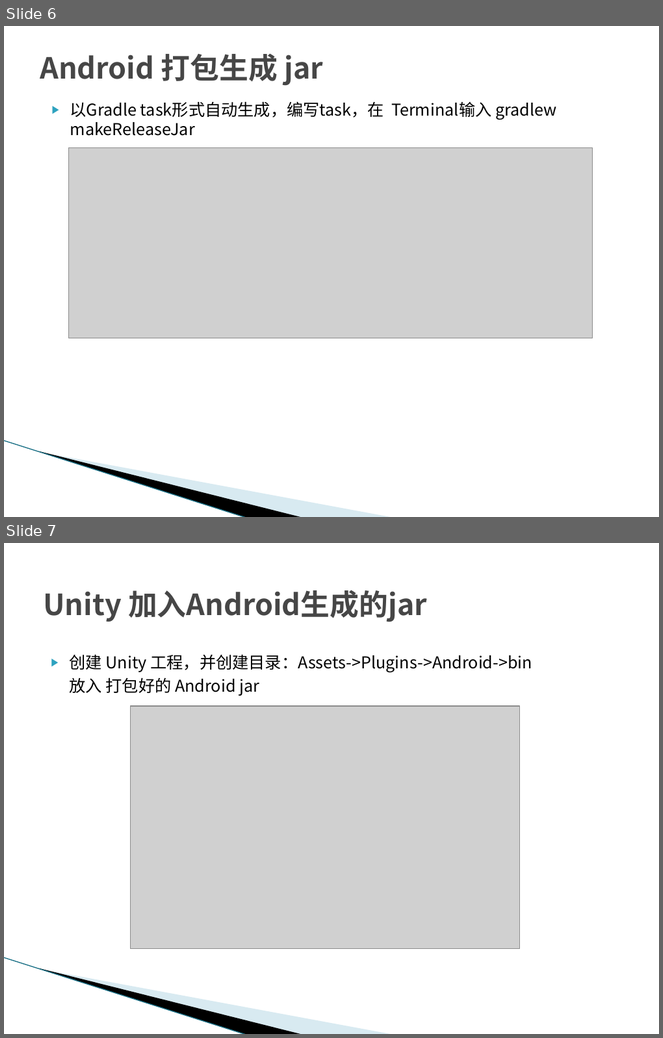
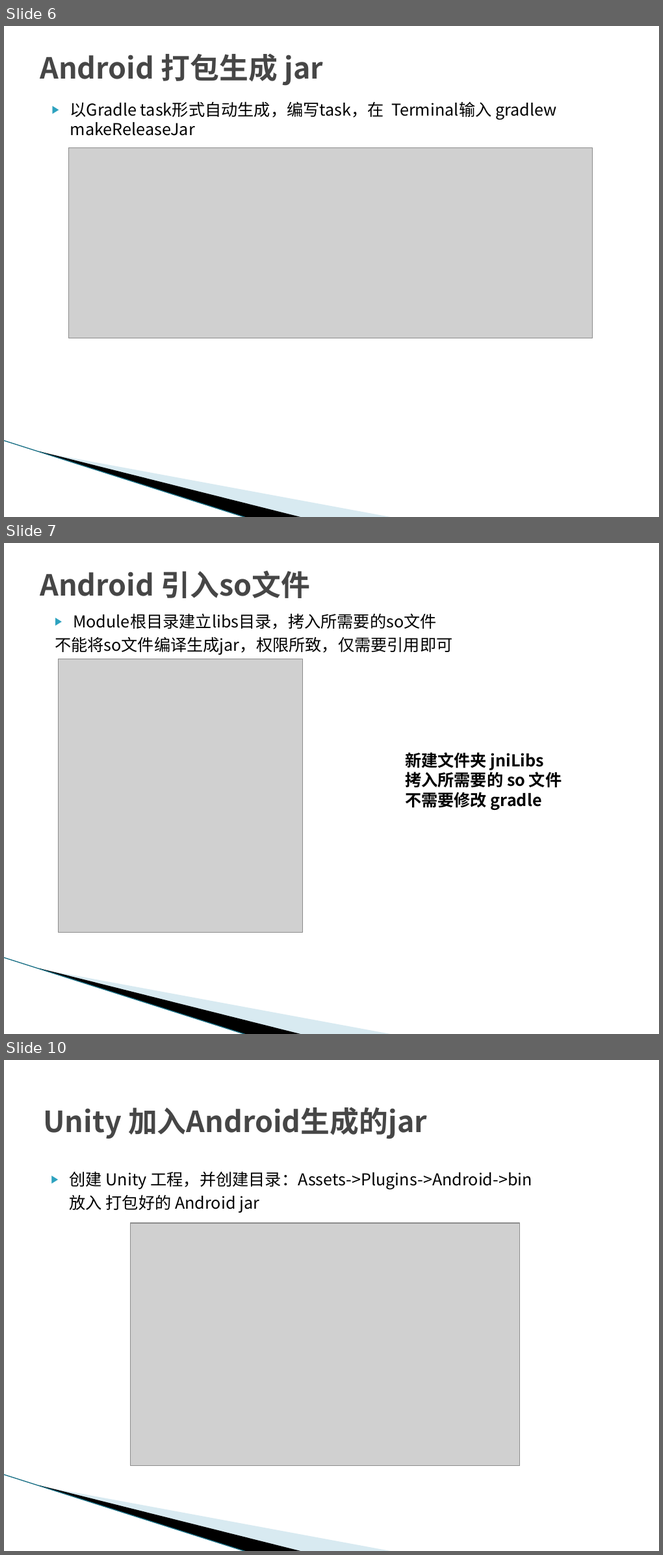
Before and after one commit to mengtrue/AndroidStudio, a slide deck: UnityLauncher/Unity_AndroidJar.pptx. Shown one above the other, each under a label of ours: slides 6 and 7 before the commit, slides 6, 7 and 10 after it; the slides between them are not shown. The pictures are 663x1038 and 663x1555 pixels, drawn with LibreOffice and Linux fonts; fonts in the diff are those of the drawing; grey boxes stand for pictures; background and template pictures are left out. Boxes give left, top, right and bottom in pixels: in the first picture for what was removed or moved away, otherwise in the second. Text is boxed around its words. In the diff, an @@ line names an element or a change of style, - is before the commit and + after.

Commit message:
增加 Android studio 对 so 文件的导入及使用

```diff
--- a/UnityLauncher/Unity_AndroidJar.pptx
+++ b/UnityLauncher/Unity_AndroidJar.pptx
@@ slide 7 added at <box>4,543,659,1034</box>, background #FFFFFF; not listed: 3 template elements that a slide beside it also shows @@
@@ title added at <box>40,570,311,598</box>, 32 pt, text #464646, bold @@
+Android 引入so文件
@@ text added at <box>55,613,452,655</box>, 18 pt, text #000000 @@
+▶ Module根目录建立libs目录，拷入所需要的so文件
+不能将so文件编译生成jar，权限所致，仅需要引用即可
@@ picture added at <box>59,659,303,932</box> @@
@@ text added at <box>405,752,562,810</box>, 18 pt, text #000000, bold @@
+新建文件夹 jniLibs
+拷入所需要的 so 文件
+不需要修改 gradle
@@ what was slide 7 is now slide 10 @@
```
Also in this commit, not shown: 2 other slides added, 2 other files.
